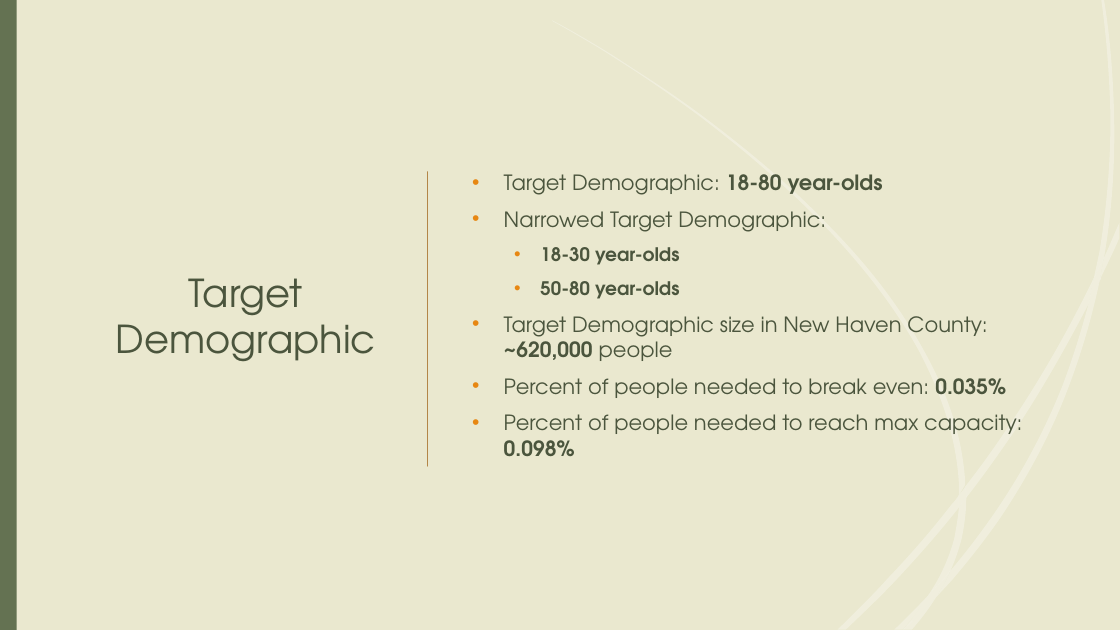
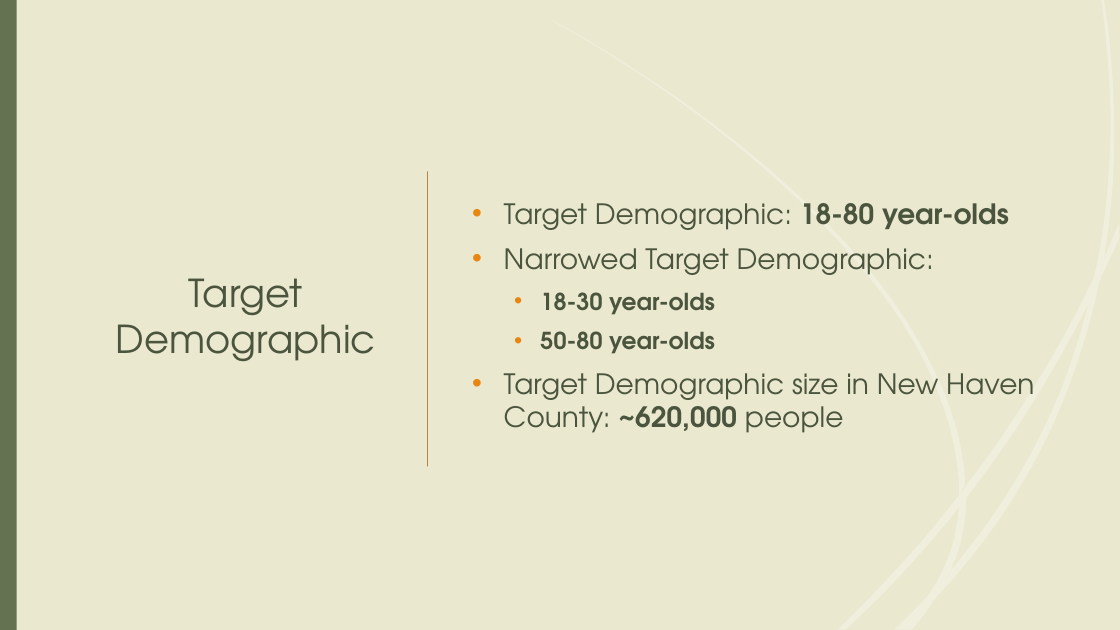
Before and after one commit to tieje/dogen, a slide deck: slide 18 of Presentation/SocialHub_FrancisT_06_23_2020.pptx. Drawn at 1120x630 pixels with LibreOffice and Linux fonts; fonts in the diff are those of the drawing. Boxes give left, top, right and bottom in pixels: in the first picture for what was removed or moved away, otherwise in the second. Text is boxed around its words. In the diff, an @@ line names an element or a change of style, - is before the commit and + after.

```diff
--- a/Presentation/SocialHub_FrancisT_06_23_2020.pptx
+++ b/Presentation/SocialHub_FrancisT_06_23_2020.pptx
@@ text "Target Demographic: 18-80 year-olds" at <box>504,203,1034,433</box>: size 18 to 24 pt in "Target Demographic: 18-80 year-olds", "Narrowed Target Demographic:", "Target Demographic size in New Haven County: ..."; size 16 to 20 pt in "18-30 year-olds", "50-80 year-olds" @@
@@ text at <box>504,378,1022,456</box>: paragraphs removed @@
-• Percent of people needed to break even: 0.035%
-• Percent of people needed to reach max capacity: 0.098%
```
Also in this commit, not shown: 3 slides removed, 1 other file.
